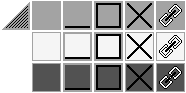
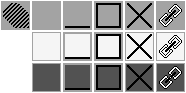
Two versions of the same layered image (186×93). Layer-by-layer changes:
added layer "Pasted Layer copy" above "Background" over [1, 1, 30, 30]
painted on "Background" over [1, 1, 30, 30]
